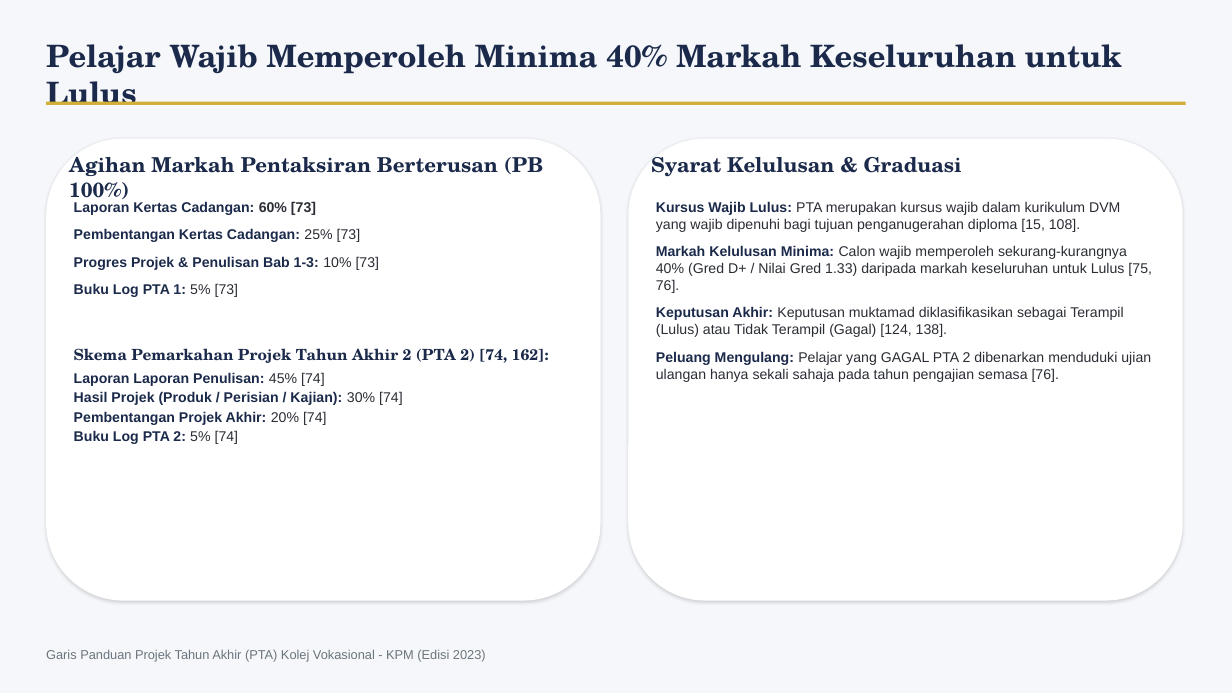
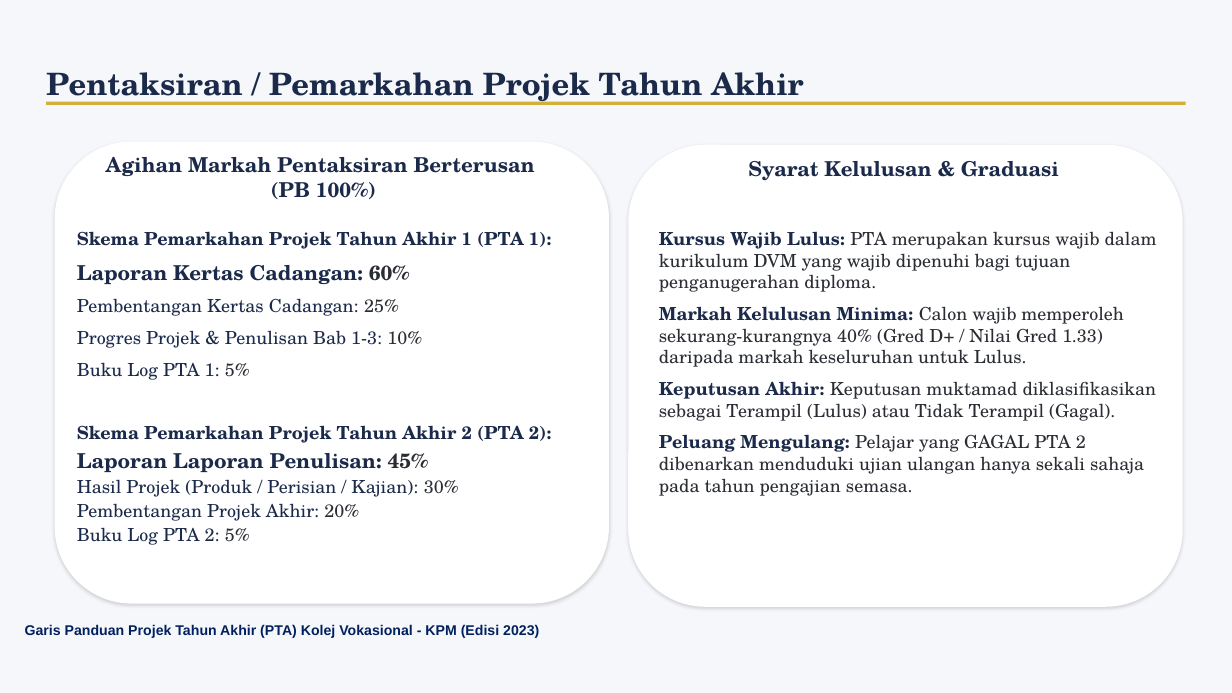
Before and after one commit to cikdet/KVreportformat, a slide deck: slide 11 of KV_PTA_KVSegamat_Sept2026_edit.pptx (slide 10 before the commit). Drawn at 1232x693 pixels with LibreOffice and Linux fonts; fonts in the diff are those of the drawing; background and template pictures are left out. Boxes give left, top, right and bottom in pixels: in the first picture for what was removed or moved away, otherwise in the second. Text is boxed around its words. In the diff, an @@ line names an element or a change of style, - is before the commit and + after.

Commit message:
Update report format

```diff
--- a/KV_PTA_KVSegamat_Sept2026_edit.pptx
+++ b/KV_PTA_KVSegamat_Sept2026_edit.pptx
@@ text at (46, 72, 803, 105): text changed @@
-Pelajar Wajib Memperoleh Minima 40% Markah Keseluruhan untuk Lulus
+Pentaksiran / Pemarkahan Projek Tahun Akhir
@@ rounded rectangle: place and size @@
-rounded rectangle at (46, 139, 601, 601)
+rounded rectangle at (55, 141, 609, 604)
@@ rounded rectangle: place and size @@
-rounded rectangle at (628, 139, 1183, 601)
+rounded rectangle at (628, 145, 1183, 607)
@@ text at (106, 157, 535, 199): text changed @@
-Agihan Markah Pentaksiran Berterusan (PB 100%)
+Agihan Markah Pentaksiran Berterusan
+(PB 100%)
@@ text "Syarat Kelulusan & Graduasi" at (748, 161, 1059, 181): alignment left to centre @@
@@ text at (77, 231, 551, 545): text changed; size 11 to 14 pt; font Arial to TeX Gyre Schola; bold off @@
-Laporan Kertas Cadangan: 60% [73]
-Pembentangan Kertas Cadangan: 25% [73]
-Progres Projek & Penulisan Bab 1-3: 10% [73]
-Buku Log PTA 1: 5% [73]
-Skema Pemarkahan Projek Tahun Akhir 2 (PTA 2) [74, 162]:
-Laporan Laporan Penulisan: 45% [74]
-Hasil Projek (Produk / Perisian / Kajian): 30% [74]
-Pembentangan Projek Akhir: 20% [74]
-Buku Log PTA 2: 5% [74]
+Skema Pemarkahan Projek Tahun Akhir 1 (PTA 1):
+Laporan Kertas Cadangan: 60%
+Pembentangan Kertas Cadangan: 25%
+Progres Projek & Penulisan Bab 1-3: 10%
+Buku Log PTA 1: 5%
+Skema Pemarkahan Projek Tahun Akhir 2 (PTA 2):
+Laporan Laporan Penulisan: 45%
+Hasil Projek (Produk / Perisian / Kajian): 30%
+Pembentangan Projek Akhir: 20%
+Buku Log PTA 2: 5%
@@ text at (659, 231, 1157, 496): text changed; size 11 to 14 pt; font Arial to TeX Gyre Schola @@
-Kursus Wajib Lulus: PTA merupakan kursus wajib dalam kurikulum DVM yang wajib dipenuhi bagi tujuan penganugerahan diploma [15, 108].
-Markah Kelulusan Minima: Calon wajib memperoleh sekurang-kurangnya 40% (Gred D+ / Nilai Gred 1.33) daripada markah keseluruhan untuk Lulus [75, 76].
-Keputusan Akhir: Keputusan muktamad diklasifikasikan sebagai Terampil (Lulus) atau Tidak Terampil (Gagal) [124, 138].
-Peluang Mengulang: Pelajar yang GAGAL PTA 2 dibenarkan menduduki ujian ulangan hanya sekali sahaja pada tahun pengajian semasa [76].
+Kursus Wajib Lulus: PTA merupakan kursus wajib dalam kurikulum DVM yang wajib dipenuhi bagi tujuan penganugerahan diploma.
+Markah Kelulusan Minima: Calon wajib memperoleh sekurang-kurangnya 40% (Gred D+ / Nilai Gred 1.33) daripada markah keseluruhan untuk Lulus.
+Keputusan Akhir: Keputusan muktamad diklasifikasikan sebagai Terampil (Lulus) atau Tidak Terampil (Gagal).
+Peluang Mengulang: Pelajar yang GAGAL PTA 2 dibenarkan menduduki ujian ulangan hanya sekali sahaja pada tahun pengajian semasa.
@@ text "Garis Panduan Projek Tahun Akhir ...": place and size @@
-text "Garis Panduan Projek Tahun Akhir ..." at (46, 649, 486, 662)
+text "Garis Panduan Projek Tahun Akhir ..." at (25, 624, 539, 638)
@@ text "Garis Panduan Projek Tahun Akhir ..." at (25, 624, 539, 638): size 10 to 11 pt, text colour #6C757D to #002060, bold on @@
```
Also in this commit, not shown: 1 other slide changed, 1 slide added.
